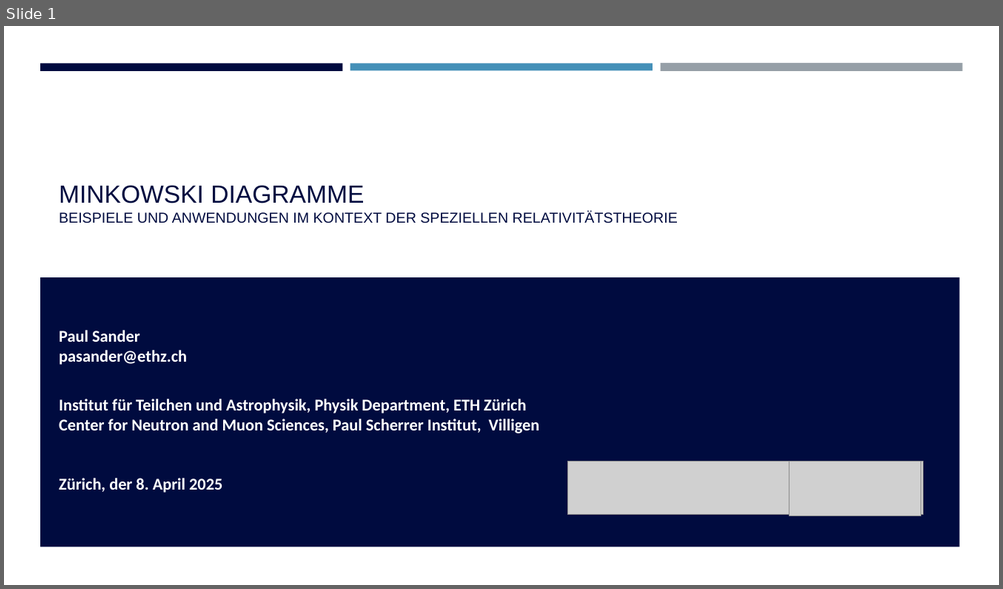
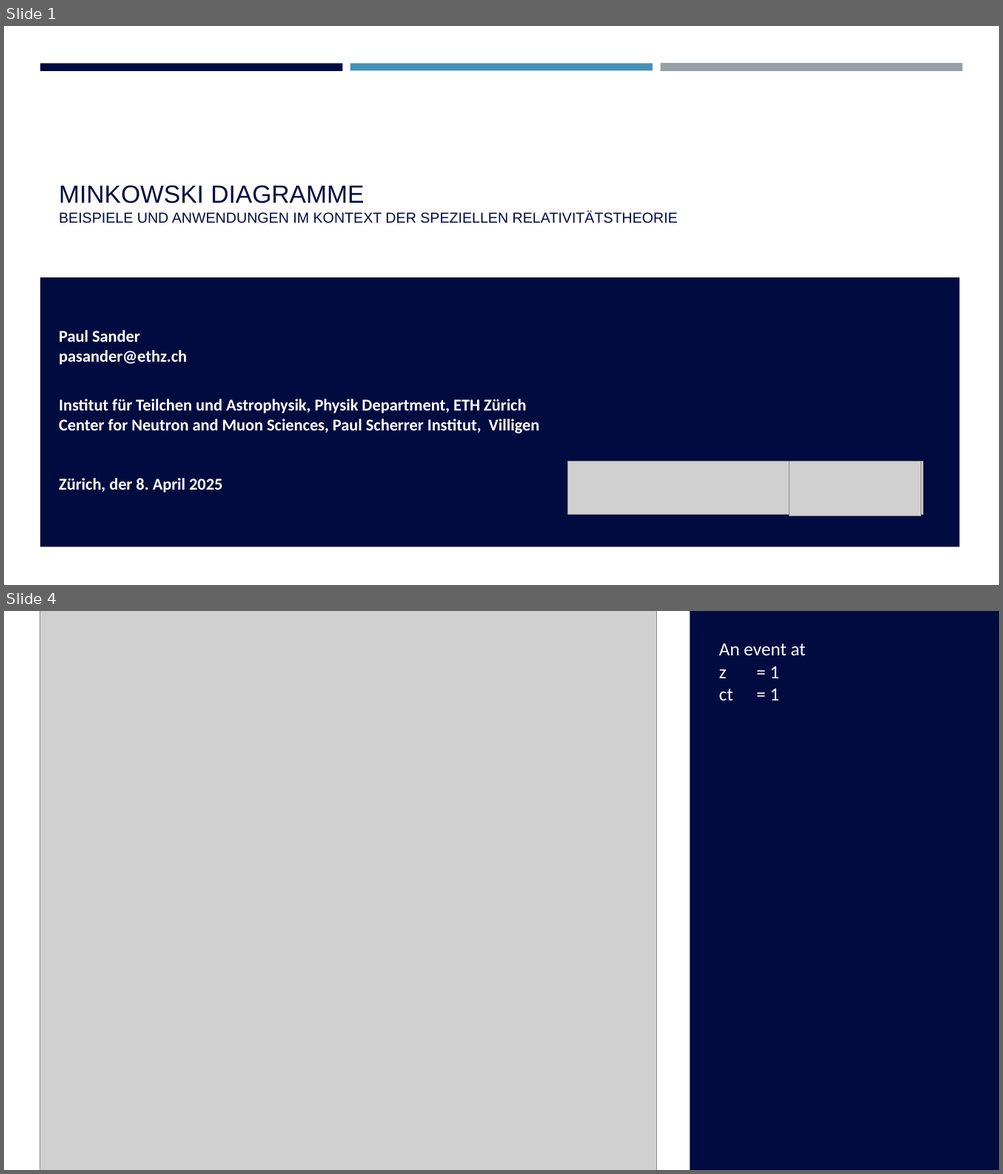
Before and after one commit to sanderpaul/srt, a slide deck: slides/minkowski.pptx. Shown one above the other, each under a label of ours: slide 1 before the commit, slides 1 and 4 after it; the slides between them are not shown. The pictures are 1003x589 and 1003x1174 pixels, drawn with LibreOffice and Linux fonts; fonts in the diff are those of the drawing; grey boxes stand for pictures. Boxes give left, top, right and bottom in pixels: in the first picture for what was removed or moved away, otherwise in the second. Text is boxed around its words. In the diff, an @@ line names an element or a change of style, - is before the commit and + after.

```diff
--- a/slides/minkowski.pptx
+++ b/slides/minkowski.pptx
@@ slide 4 added at box(4, 611, 999, 1170), background #FFFFFF; not listed: 1 template element that a slide beside it also shows @@
@@ picture added at box(40, 611, 656, 1170) @@
@@ rectangle added at box(690, 611, 999, 1170), fill #000B3F @@
@@ text added at box(719, 643, 805, 701), 18 pt, text #FFFFFF @@
+An event at
+z = 1
+ct = 1
```
Also in this commit, not shown: 1 slide changed, 2 other slides added, 11 other files.
